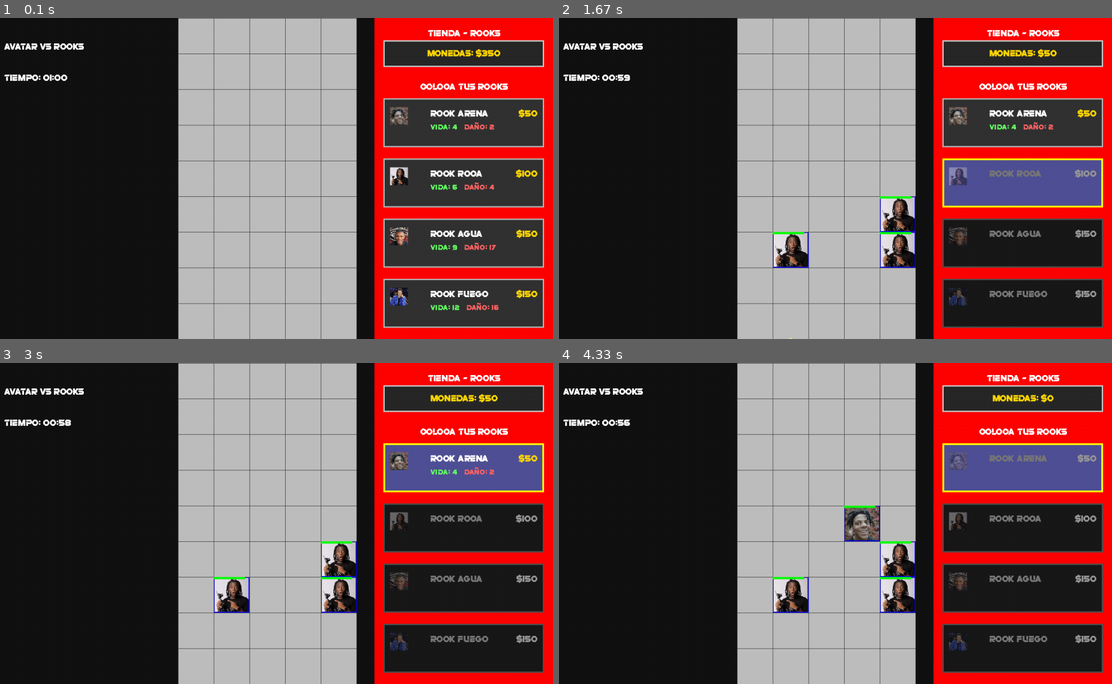
Above: before the commit, frames 1-4 (two rows, left to right).
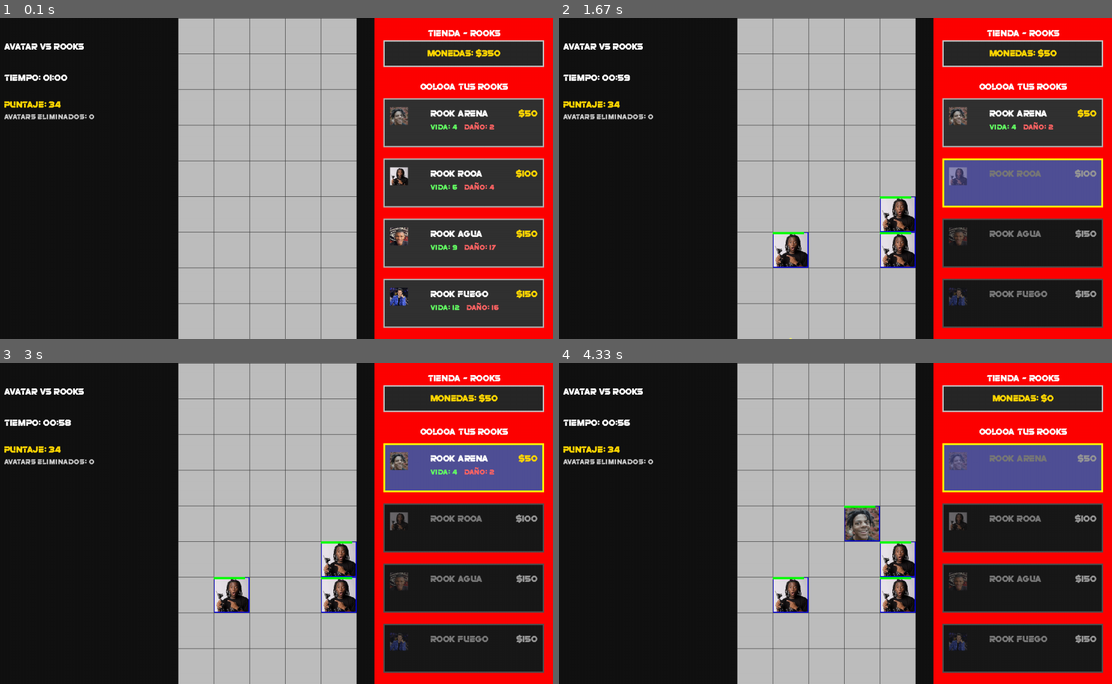
Above: after the commit, the same moments.

Repository: Otagoat14/AvatarVsRooksV2
Game: pygame game, started from Interfaz_Juego.py
The game is run twice, just before and just after one commit, with the same random seed, the same clock (stepped at 60 frames per second) and the same inputs.
Inputs (mouse positions are in pixels of both pictures, inside the frame that each line leads up to):
- Up to frame 1 (0.1 s): no input
- Up to frame 2 (1.67 s): click (1012, 168) at 0.38 s; click (879, 249) at 0.72 s; click (890, 207) at 1.05 s; click (802, 261) at 1.38 s
- Up to frame 3 (3 s): click (387, 465) at 2.88 s
- Up to frame 4 (4.33 s): click (852, 510) at 3.55 s

The runs differ from the first frame. In frame 1, 0.4% of the frame differs, in the area x 0-18%, y 25-32%; in frame 2, 0.4%; in frame 3, 0.4%; in frame 4, 0.4%.

Commit message:
[ADD] Algoritmo del banquero con un json de prueba mientras esta la demas logica

Diff:
--- a/Interfaz_Juego.py
+++ b/Interfaz_Juego.py
@@ -225,6 +225,21 @@
                 daño_y = vida_y
                 self.campo_tienda.blit(texto_daño, (daño_x, daño_y))
 
+    #Nueva funcion para que se vea el puntaje
+    def dibujar_puntaje(self):
+        puntaje_actual = self.juego.obtener_puntaje_actual()
+
+        # Puntaje principal
+        texto_puntaje = f"Puntaje: {puntaje_actual}"
+        superficie_puntaje = self.fuente_texto.render(texto_puntaje, False, (255, 215, 0))
+        self.pantalla.blit(superficie_puntaje, (50, 180))
+
+        # Estadísticas adicionales
+        fuente_pequena = pygame.font.Font("Fuentes/super_sliced.otf", 16)
+
+        stats_text = f"Avatars eliminados: {self.juego.total_avatars_matados}"
+        stats_surface = fuente_pequena.render(stats_text, False, (200, 200, 200))
+        self.pantalla.blit(stats_surface, (50, 210))
 
     def dibujar_ui(self):
         # Título
@@ -233,6 +248,7 @@
 
         # Contador de tiempo
         self.dibujar_contador_tiempo()
+        self.dibujar_puntaje()
 
         # Notificaciones
         if self.juego.ultima_notificacion and time.time() - self.juego.tiempo_notificacion < 2.0:
@@ -280,7 +296,11 @@
         self.pantalla.blit(overlay, (0, 0))
 
         fuente_grande = pygame.font.Font("Fuentes/super_sliced.otf", 60)
+        fuente_mediana = pygame.font.Font("Fuentes/super_sliced.otf", 30)
         fuente_pequeña = pygame.font.Font("Fuentes/super_sliced.otf", 25)
+
+        puntaje_final = self.juego.obtener_puntaje_actual()
+        detalles = self.juego.obtener_detalles_puntaje()
 
         if self.juego.game_over:
             texto = fuente_grande.render("GAME OVER", False, (255, 50, 50))
@@ -289,14 +309,23 @@
             texto = fuente_grande.render("¡VICTORIA!", False, (50, 255, 50))
             texto2 = fuente_pequeña.render("Sobreviviste el tiempo con tus rooks", False, (255, 255, 255))
 
+        texto_puntaje = fuente_mediana.render(f"Puntaje Final: {puntaje_final}", False, (255, 215, 0))
+        texto_avatars = fuente_pequeña.render(
+            f"Avatars eliminados: {detalles['avatars_matados']}",
+            False, (200, 200, 200))
+
         texto_rect = texto.get_rect(center=(self.ANCHO_PANTALLA // 2, self.ALTO_PANTALLA // 2 - 50))
         texto2_rect = texto2.get_rect(center=(self.ANCHO_PANTALLA // 2, self.ALTO_PANTALLA // 2 + 20))
+        puntaje_rect = texto_puntaje.get_rect(center=(self.ANCHO_PANTALLA // 2, self.ALTO_PANTALLA // 2 + 60))
+        avatars_rect = texto_avatars.get_rect(center=(self.ANCHO_PANTALLA // 2, self.ALTO_PANTALLA // 2 + 90))
 
         texto3 = fuente_pequeña.render("Presiona R para reiniciar", False, (200, 200, 200))
         texto3_rect = texto3.get_rect(center=(self.ANCHO_PANTALLA // 2, self.ALTO_PANTALLA // 2 + 80))
 
         self.pantalla.blit(texto, texto_rect)
         self.pantalla.blit(texto2, texto2_rect)
+        self.pantalla.blit(texto_puntaje, puntaje_rect)
+        self.pantalla.blit(texto_avatars, avatars_rect)
         self.pantalla.blit(texto3, texto3_rect)
 
     def obtener_item_clickeado(self, mouse_x, mouse_y):
--- a/Logica_juego.py
+++ b/Logica_juego.py
@@ -1,6 +1,7 @@
 import time
 import random
 from Personajes import Rooks, Avatar, FILAS, COLUMNAS
+from Puntaje import CalculadorPuntaje
 
 # Constantes lógicas
 VACIO = 0
@@ -25,6 +26,10 @@
         self.tiempo_inicio = 0
         self.ultima_notificacion = ""
         self.tiempo_notificacion = 0
+        #Para lo que es el puntaje
+        self.calculador_puntaje = CalculadorPuntaje()
+        self.total_avatars_matados = 0
+        self.puntos_acumulados_avatars = 0
 
         # Inicializar último spawn
         for avatar_info in self.obtener_avatares_info():
@@ -64,25 +69,29 @@
                 "tipo": "Flechero",
                 "vida": 5, "daño": 2, "velocidad": 12.0,
                 "velocidad_ataque": 10.0, "probabilidad_spawn": 0.3,
-                "intervalo_spawn": 4.0
+                "intervalo_spawn": 4.0,
+                "valor_monedas" : 5
             },
             {
                 "tipo": "Escudero",
                 "vida": 10, "daño": 3, "velocidad": 10.0,
                 "velocidad_ataque": 15.0, "probabilidad_spawn": 0.2,
-                "intervalo_spawn": 6.0
+                "intervalo_spawn": 6.0,
+                "valor_monedas" : 10
             },
             {
                 "tipo": "Leñador",
                 "vida": 20, "daño": 9, "velocidad": 13.0,
                 "velocidad_ataque": 5.0, "probabilidad_spawn": 0.15,
-                "intervalo_spawn": 8.0
+                "intervalo_spawn": 8.0,
+                "valor_monedas" : 20
             },
             {
                 "tipo": "Caníbal",
                 "vida": 25, "daño": 12, "velocidad": 14.0,
                 "velocidad_ataque": 3.0, "probabilidad_spawn": 0.1,
-                "intervalo_spawn": 10.0
+                "intervalo_spawn": 10.0,
+                "valor_monedas" : 25
             }
         ]
 
@@ -142,7 +151,7 @@
                             x_columna=columna_aleatoria,
                             velocidad_movimiento=avatar_info["velocidad"],
                             tipo_avatar=avatar_info["tipo"],
-                            valor_monedas = 0
+                            valor_monedas = avatar_info["valor_monedas"]
                         )
                         self.avatares_activos.append(nuevo_avatar)
                         avatar_colocado = True
@@ -231,7 +240,9 @@
                         self.flecheros_muertos += 1
                         print(f"Flechero muerto! Total: {self.flecheros_muertos}/3")
 
+
                         # Cada 3 flecheros muertos, dar 100 monedas
+                        #Hay que cambiar esto por que aparezcan las monedas en la matriz con denominaciones raandom que sumen 100
                         if self.flecheros_muertos >= 3:
                             self.monedas_jugador += 100
                             self.ultima_notificacion = "¡Bonus! +100 monedas por 3 flecheros eliminados"
@@ -242,6 +253,14 @@
                     # ELIMINAR ESTA LÍNEA: self.agregar_monedas(avatar.valor_monedas)
                     # Ya no se agregan monedas por avatar normal
 
+                    self.total_avatars_matados += 1
+                    self.puntos_acumulados_avatars += avatar.vida_maxima
+
+                    # Actualizar el calculador de puntaje
+                    self.calculador_puntaje.actualizar_avatars(
+                        self.total_avatars_matados,
+                        self.puntos_acumulados_avatars)
+
                 return self.colision_balas_rooks_recursivo(i_rook, 0, i_bala + 1)
 
         self.colision_balas_rooks_recursivo(i_rook, i_avatar + 1, i_bala)
@@ -310,6 +329,7 @@
 
         if not self.rooks_activos[indice].personaje_vivo:
             self.rooks_activos.pop(indice)
+
             return self.limpiar_entidades_muertas_recursivo_rooks(indice)
 
         self.limpiar_entidades_muertas_recursivo_rooks(indice + 1)
@@ -390,6 +410,14 @@
                     self.game_over = True
                     print("DERROTA - No quedan rooks vivos")
 
+    #Funciones para lo que es el puntaje
+
+    def obtener_puntaje_actual(self):
+        return self.calculador_puntaje.calcular_puntaje()
+
+    def obtener_detalles_puntaje(self):
+        return self.calculador_puntaje.obtener_detalles()
+
     def iniciar_juego(self):
         self.juego_iniciado = True
         self.game_over = False
@@ -412,6 +440,9 @@
         self.victoria = False
         self.tiempo_restante = 60
         self.tiempo_inicio = time.time()
+        self.total_avatars_matados = 0
+        self.puntos_acumulados_avatars = 0
+        self.calculador_puntaje = CalculadorPuntaje()
 
         tiempo_actual = time.time()
         for avatar_info in self.obtener_avatares_info():
--- /dev/null
+++ b/Puntaje.py
@@ -0,0 +1,100 @@
+
+from math import sqrt
+import json
+import os
+
+
+#Primer codigo
+"""tempo = "FALTA INVESTIGAR"
+popularidad = "Falta investigar"
+avatars_matados = "Lo que retorne la logica"
+puntos_avatar =  0#Avatar.vida
+
+
+if tempo > 0 and popularidad > 0 :
+    media_armonica = 2 / ((1 / tempo) + (1 / popularidad))
+else:
+    media_armonica = 0
+
+
+
+limite_maximo = (tempo + popularidad + (avatars_matados * puntos_avatar)) * 0.2
+factor_intensidad = (avatars_matados / (tempo + 1)) * 0.05
+factor_avatar = 1 + sqrt(puntos_avatar / 500)
+
+puntaje_ajustado = (media_armonica + (factor_intensidad * 100)) * factor_avatar
+
+if puntaje_ajustado > limite_maximo :
+    puntaje_ajustado = limite_maximo
+
+
+return puntaje_ajustado """
+
+
+class CalculadorPuntaje:
+    def __init__(self):
+        self.tempo = 0
+        self.popularidad = 0
+        self.avatars_matados = 0
+        self.puntos_totales_avatars = 0
+        self.cargar_datos_cancion()
+
+    def cargar_datos_cancion(self):
+        try:
+            if os.path.exists("datos_cancion.json"):
+                with open("datos_cancion.json", "r") as f:
+                    datos = json.load(f)
+                    self.tempo = datos.get("tempo", 120)  # Valor por defecto
+                    self.popularidad = datos.get("popularidad", 50)
+                    print(f"Datos cargados - Tempo: {self.tempo}, Popularidad: {self.popularidad}")
+            else:
+                # Valores por defecto si no hay canción seleccionada
+                self.tempo = 120
+                self.popularidad = 50
+                print("Usando valores por defecto para el puntaje")
+        except Exception as e:
+            print(f"Error cargando datos de canción: {e}")
+            self.tempo = 120
+            self.popularidad = 50
+
+    def actualizar_avatars(self, cantidad_muertos, puntos_avatar):
+        self.avatars_matados = cantidad_muertos
+        self.puntos_totales_avatars = puntos_avatar
+
+    def calcular_puntaje(self):
+        # Media armónica (evita división por cero)
+        if self.tempo > 0 and self.popularidad > 0:
+            media_armonica = 2 / ((1 / self.tempo) + (1 / self.popularidad))
+        else:
+            media_armonica = 0
+
+        # Límite máximo del puntaje
+        limite_maximo = (self.tempo + self.popularidad +
+                        (self.avatars_matados * self.puntos_totales_avatars)) * 0.2
+
+        # Factor de intensidad (qué tan rápido matas avatars)
+        factor_intensidad = (self.avatars_matados / (self.tempo + 1)) * 0.05
+
+        # Factor avatar (bonificación por puntos de avatar)
+        if self.puntos_totales_avatars > 0:
+            factor_avatar = 1 + sqrt(self.puntos_totales_avatars / 500)
+        else:
+            factor_avatar = 1
+
+        # Cálculo del puntaje ajustado
+        puntaje_ajustado = (media_armonica + (factor_intensidad * 100)) * factor_avatar
+
+        # Aplicar límite máximo
+        if puntaje_ajustado > limite_maximo:
+            puntaje_ajustado = limite_maximo
+
+        return int(puntaje_ajustado)
+
+    def obtener_detalles(self):
+        return {
+            'puntaje_final': self.calcular_puntaje(),
+            'tempo': self.tempo,
+            'popularidad': self.popularidad,
+            'avatars_matados': self.avatars_matados,
+            'puntos_avatars': self.puntos_totales_avatars
+        }
Empty file added: datos_cancion.json
